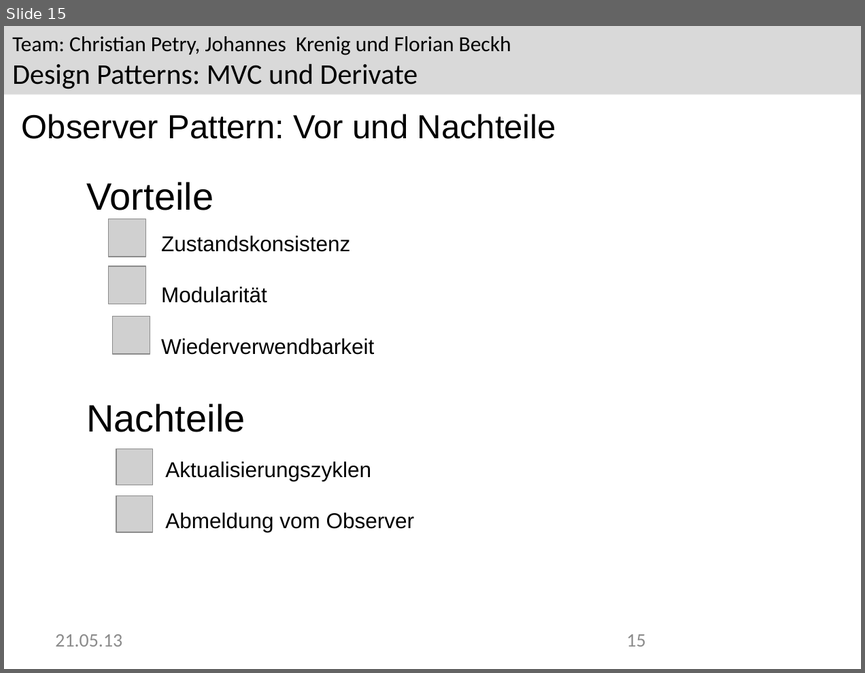
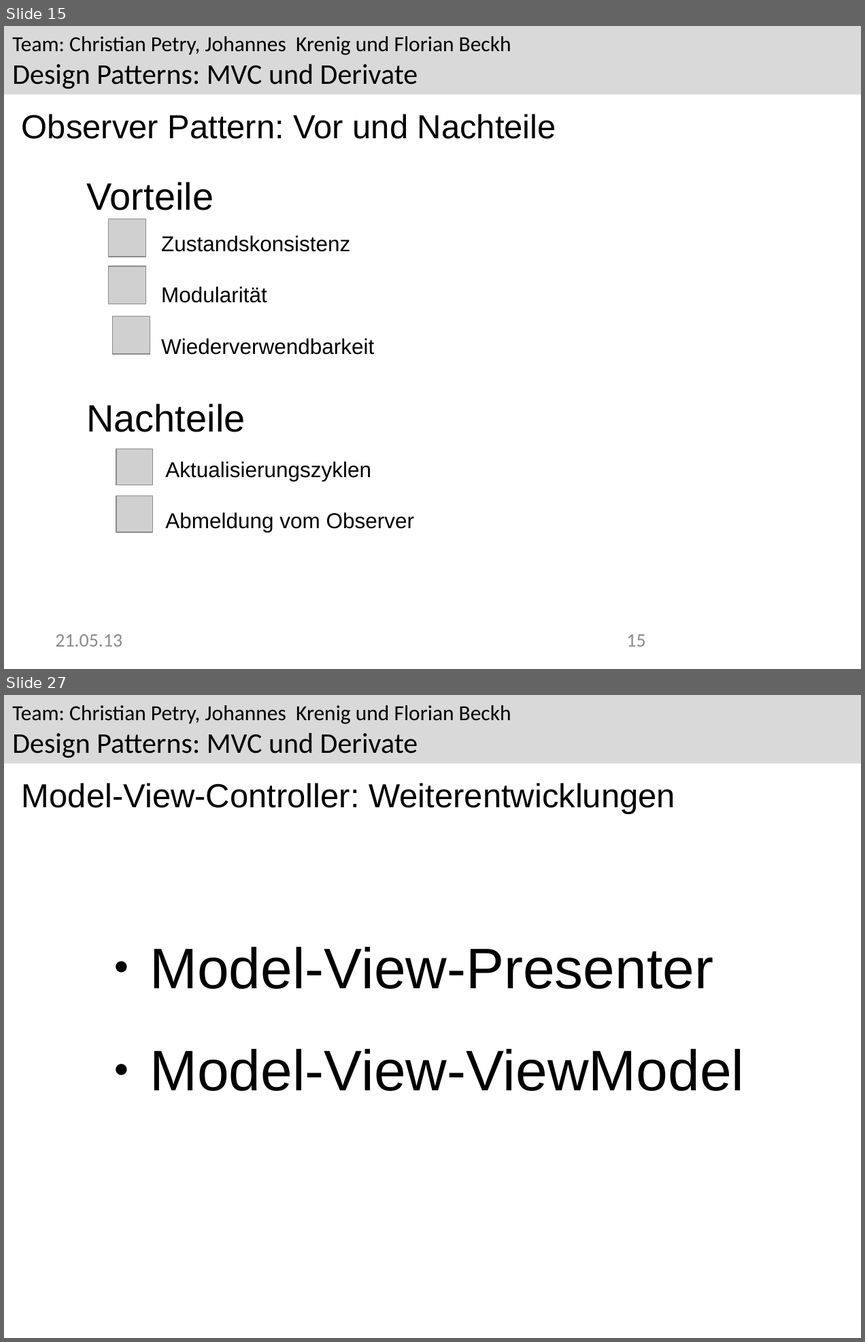
Before and after one commit to Greever/Design-Pattern-MVC, a slide deck: Dokumentation/Praesentation/Observer.odp. Shown one above the other, each under a label of ours: slide 15 before the commit, slides 15 and 27 after it; the slides between them are not shown. The pictures are 865x673 and 865x1342 pixels, drawn with LibreOffice and Linux fonts; fonts in the diff are those of the drawing; grey boxes stand for pictures; background and template pictures are left out. Boxes give left, top, right and bottom in pixels: in the first picture for what was removed or moved away, otherwise in the second. Text is boxed around its words. In the diff, an @@ line names an element or a change of style, - is before the commit and + after.

```diff
--- a/Dokumentation/Praesentation/Observer.odp
+++ b/Dokumentation/Praesentation/Observer.odp
@@ slide 27 added at box(4, 695, 861, 1338), background #FFFFFF; not listed: 1 template element that a slide beside it also shows @@
@@ text added at box(22, 783, 675, 814), 28 pt, text #000000 @@
+Model-View-Controller: Weiterentwicklungen
@@ text added at box(150, 947, 744, 1091), 48 pt, text #000000 @@
+● Model-View-Presenter
+● Model-View-ViewModel
```
Also in this commit, not shown: 1 slide changed, 11 other slides added, 7 other files.
